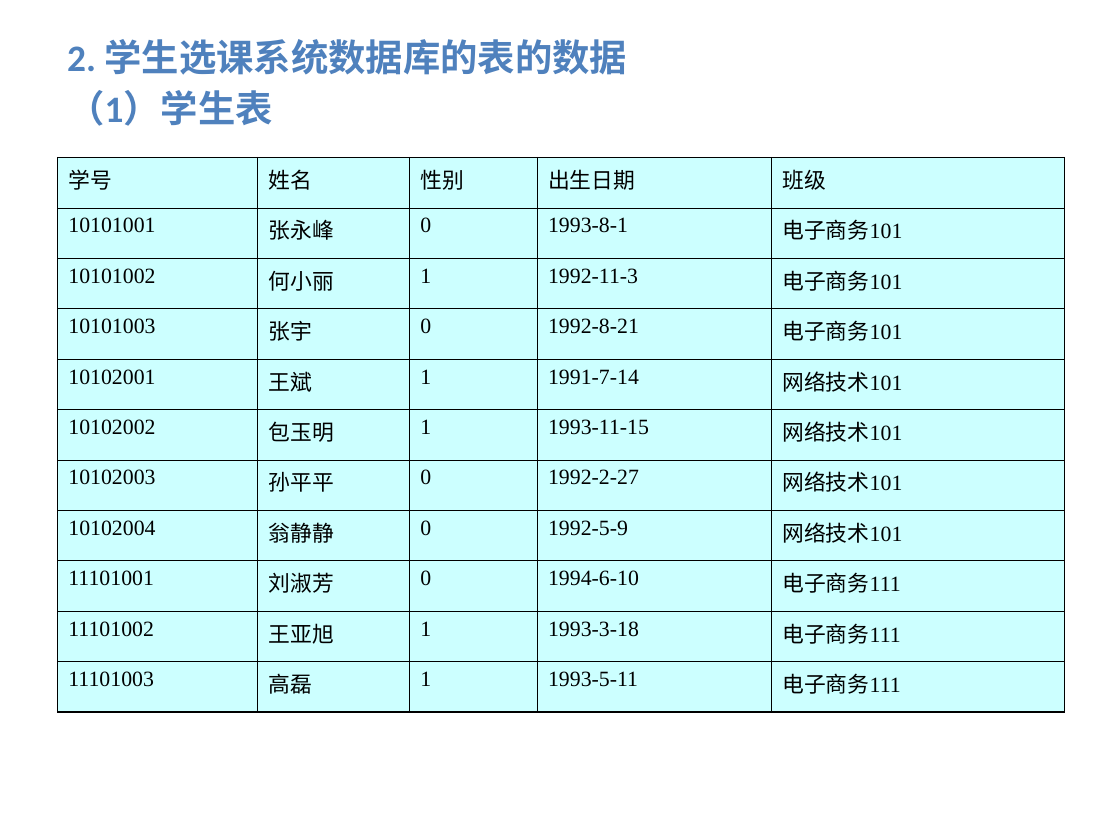
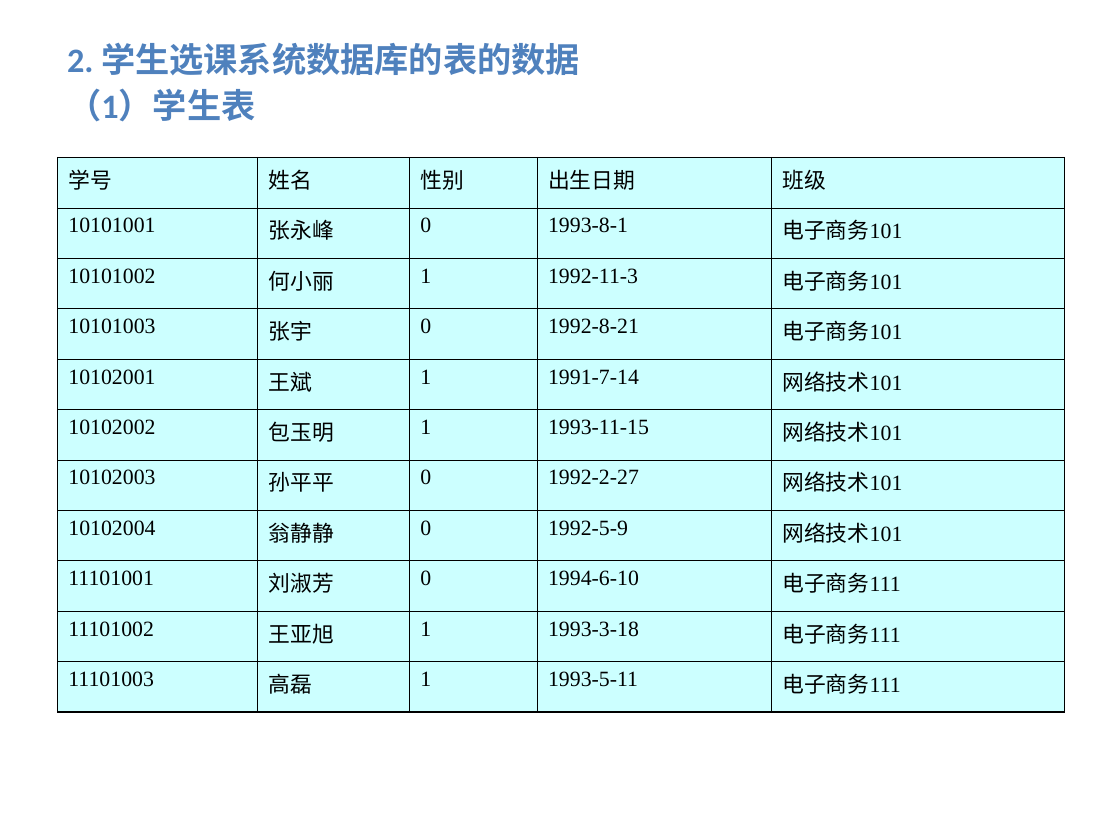
Before and after one commit to yuqingmao2019/MyWorkSpace, a slide deck: slide 33 of 数据库ppt/第4章 .ppt. Drawn at 1120x840 pixels with LibreOffice and Linux fonts; fonts in the diff are those of the drawing; background and template pictures are left out. Boxes give left, top, right and bottom in pixels: in the first picture for what was removed or moved away, otherwise in the second. Text is boxed around its words. In the diff, an @@ line names an element or a change of style, - is before the commit and + after.

```diff
--- a/数据库ppt/第4章 .ppt
+++ b/数据库ppt/第4章 .ppt
@@ title "2. 学生选课系统数据库的表的数据 （1）学生表" at [67,43,579,122]: size 24 to 22 pt @@
```
Also in this commit, not shown: 5 other slides changed.
